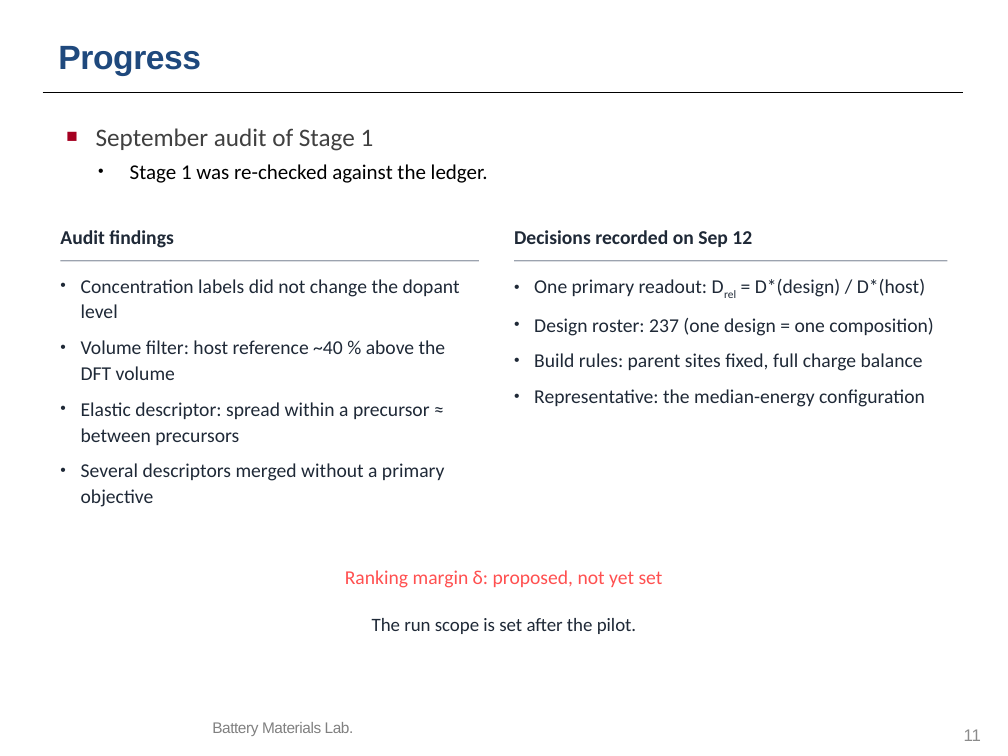
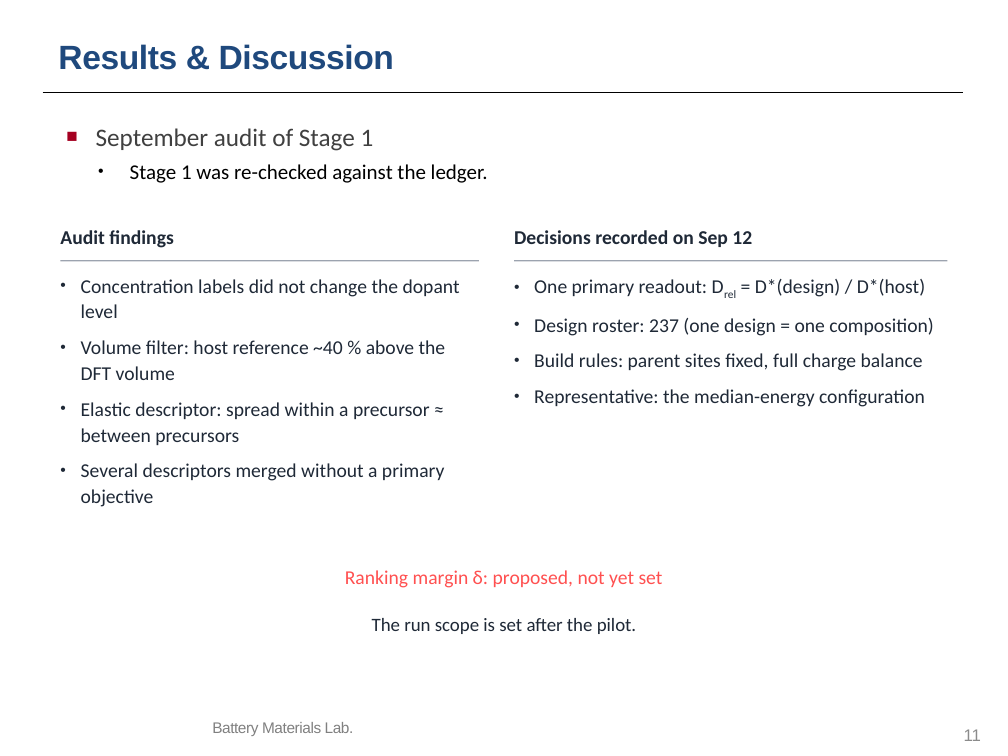
Before and after one commit to yonghoon7153-source/Yonghoon-DEM-DFT, a slide deck: slide 11 of kb/seminars/Research_Seminar_2026_10_13_cascade_progress_lean.pptx. Drawn at 1008x756 pixels with LibreOffice and Linux fonts; fonts in the diff are those of the drawing; background and template pictures are left out. Boxes give left, top, right and bottom in pixels: in the first picture for what was removed or moved away, otherwise in the second. Text is boxed around its words. In the diff, an @@ line names an element or a change of style, - is before the commit and + after.

```diff
--- a/kb/seminars/Research_Seminar_2026_10_13_cascade_progress_lean.pptx
+++ b/kb/seminars/Research_Seminar_2026_10_13_cascade_progress_lean.pptx
@@ text at (58, 44, 394, 70): text changed @@
-Progress
+Results & Discussion
```
Also in this commit, not shown: 7 other slides changed, 13 other files.
